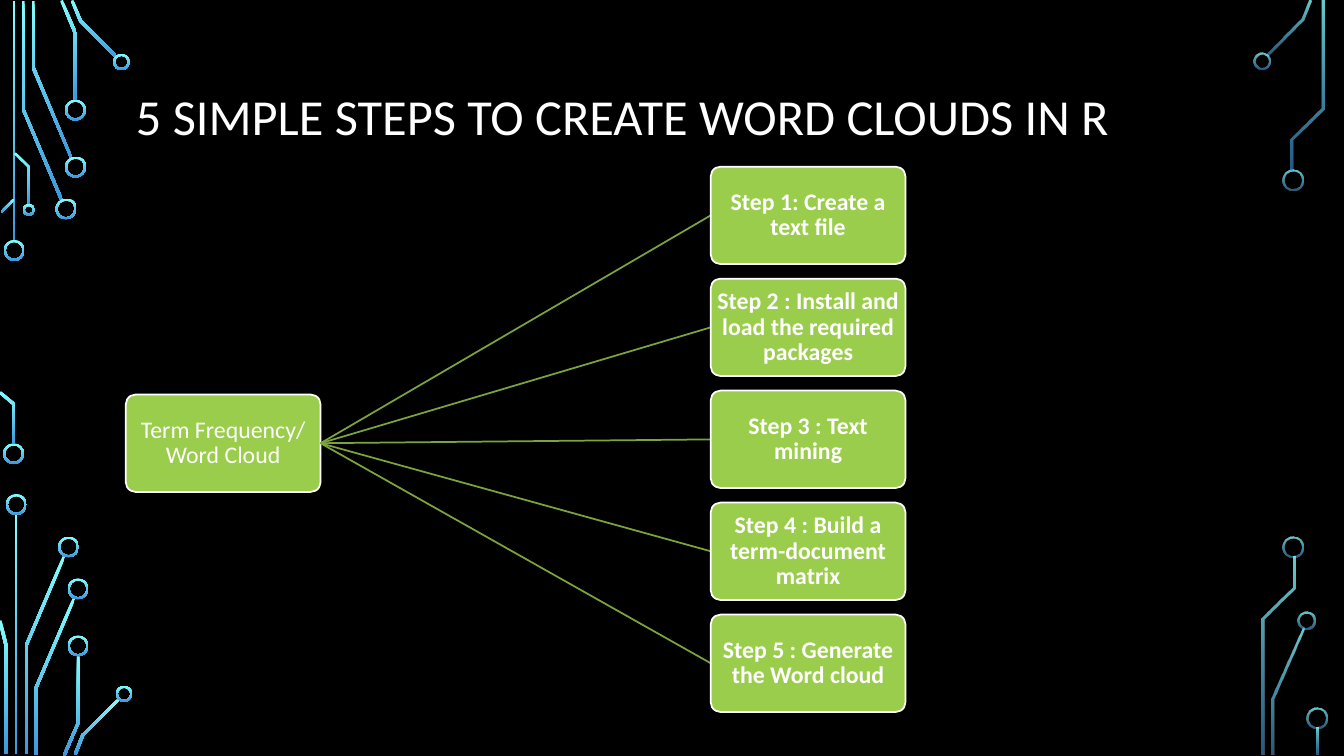
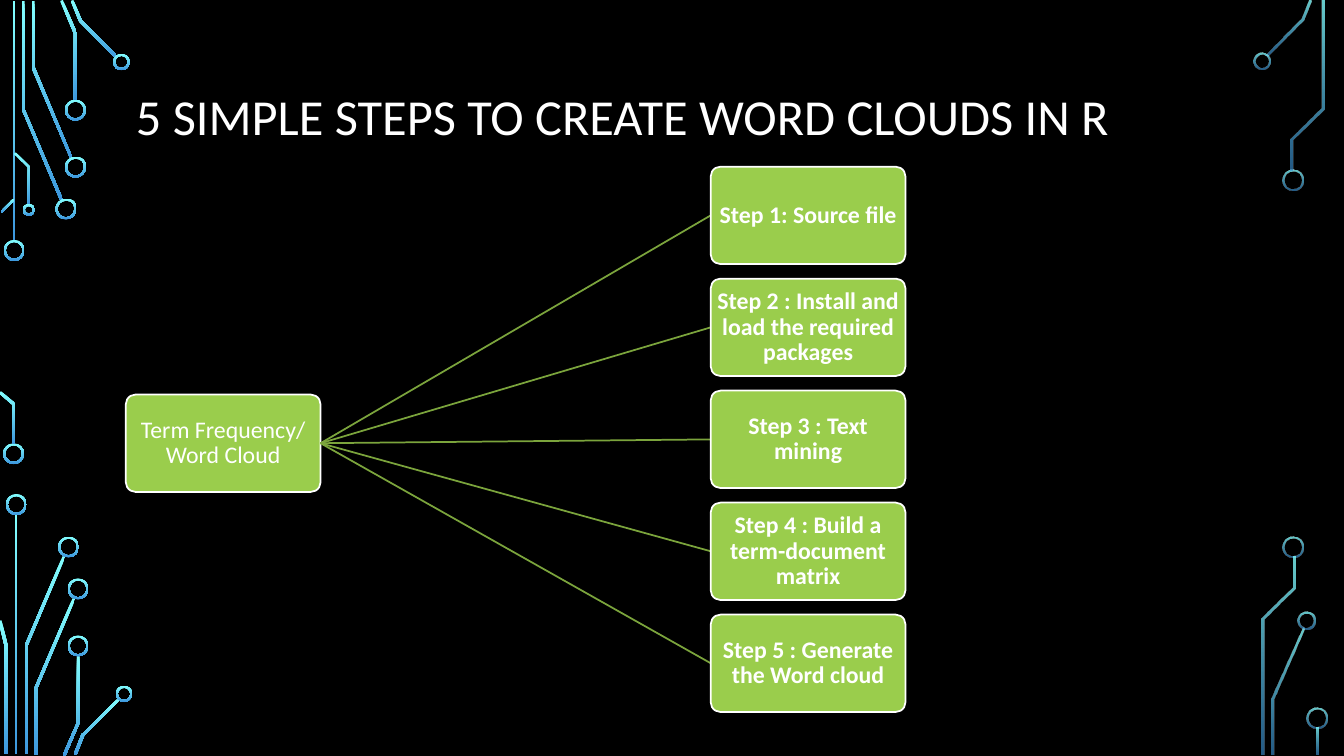
Before and after one commit to AjayArora35/Data-607-Context-Presentation, a slide deck: slide 6 of Text Mining with R.pptx (slide 5 before the commit). Drawn at 1344x756 pixels with LibreOffice and Linux fonts; fonts in the diff are those of the drawing; background and template pictures are left out. Boxes give left, top, right and bottom in pixels: in the first picture for what was removed or moved away, otherwise in the second. Text is boxed around its words. In the diff, an @@ line names an element or a change of style, - is before the commit and + after.

```diff
--- a/Text Mining with R.pptx
+++ b/Text Mining with R.pptx
@@ text at (720, 206, 896, 227): text changed @@
-Step 1: Create a text file
+Step 1: Source file
```
Also in this commit, not shown: 1 other slide changed, 1 slide added.
